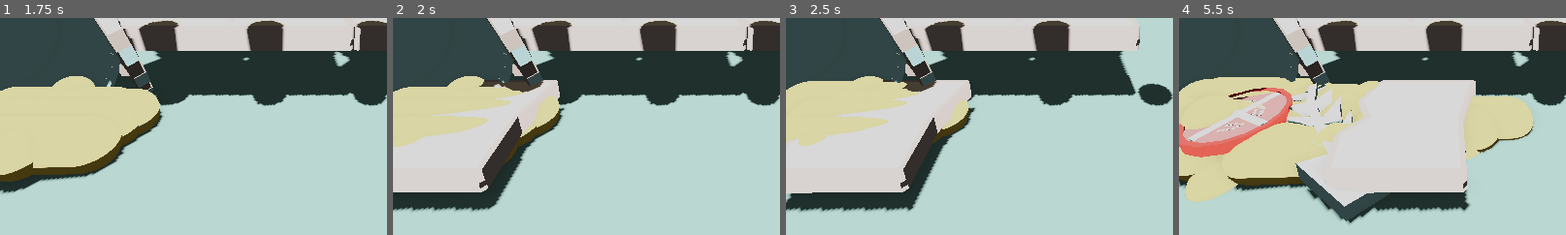
Above: before the commit, frames 1-4 (left to right).
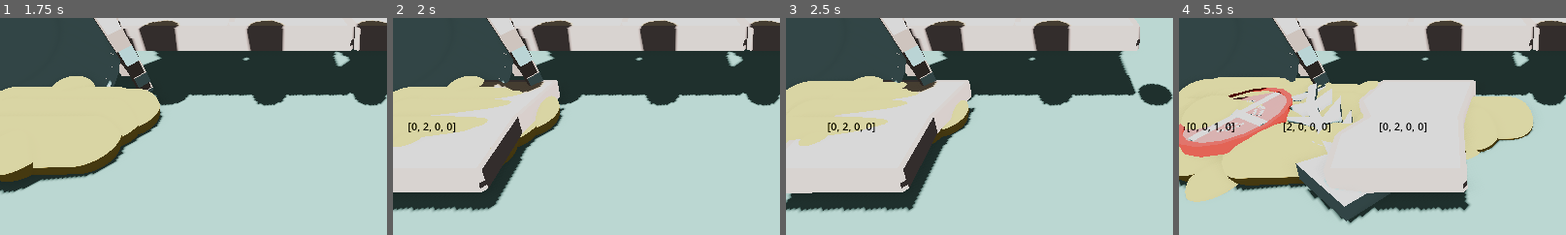
Above: after the commit, the same moments.

Repository: gabrield67/Sandwich-Shop
Game: Godot game, scene res://scenes/game_raccoon_change.tscn
Two runs of this game, one before a commit and one after it. Both use one fixed random seed, a clock stepped at 60 frames per second and the inputs below.
Inputs (mouse positions are % of the whole screen's width and height, from its top left):
- Up to frame 1 (1.75 s): move the mouse to (72, 45) at 0.52 s; click (72, 45) at 0.67 s; drag from (30, 55) to (45, 70) at 1.27 s
- Up to frame 2 (2 s): no input
- Up to frame 3 (2.5 s): move the mouse to (60, 28) at 2.02 s; click (60, 28) at 2.17 s
- Up to frame 4 (5.5 s): drag from (45, 70) to (20, 35) at 2.77 s; move the mouse to (80, 65) at 3.52 s; click (80, 65) at 3.67 s; drag from (20, 35) to (35, 25) at 4.27 s; move the mouse to (55, 50) at 5.02 s; click (55, 50) at 5.17 s
The pictures show only the part of the screen within x 10-60%, y 50-100%; the shares and areas given below are measured in that part.

Frame 1 is identical in both runs. In frame 2, 0.2% of the frame differs, in the area x 4-17%, y 48-53%; in frame 3, 0.2%; in frame 4, 0.6%, in the area x 2-64%, y 48-53%.

Commit message:
Ingredient Flavors

Diff:
--- a/scenes/Ingredients/Ingredient.tscn
+++ b/scenes/Ingredients/Ingredient.tscn
@@ -7,6 +7,9 @@
 
 [sub_resource type="BoxShape3D" id="BoxShape3D_1am71"]
 size = Vector3(2, 0.4, 2)
+
+[sub_resource type="ViewportTexture" id="ViewportTexture_i2ser"]
+viewport_path = NodePath("Flavor Display/Flavor Viewport")
 
 [node name="Ingredient" type="StaticBody3D" unique_id=1817893045]
 script = ExtResource("1_y8d8e")
@@ -22,3 +25,27 @@
 [node name="AddToSandwichSound" type="AudioStreamPlayer" parent="." unique_id=1021067203]
 stream = ExtResource("4_y8d8e")
 pitch_scale = 1.8
+
+[node name="Flavor Display" type="Sprite3D" parent="." unique_id=437178471]
+transform = Transform3D(1, 0, 0, 0, 1, 0, 0, 0, 1, 0.40450048, 0.4166764, 0.8609812)
+billboard = 1
+texture = SubResource("ViewportTexture_i2ser")
+
+[node name="Flavor Viewport" type="SubViewport" parent="Flavor Display" unique_id=1092217114]
+transparent_bg = true
+
+[node name="Label" type="Label" parent="Flavor Display/Flavor Viewport" unique_id=1645579572]
+anchors_preset = 8
+anchor_left = 0.5
+anchor_top = 0.5
+anchor_right = 0.5
+anchor_bottom = 0.5
+offset_left = -61.0
+offset_top = -21.0
+offset_right = 61.0
+offset_bottom = 21.0
+grow_horizontal = 2
+grow_vertical = 2
+theme_override_colors/font_color = Color(0, 0, 0, 1)
+theme_override_font_sizes/font_size = 20
+text = "TESTING"
--- a/scenes/Ingredients/bread2.gd
+++ b/scenes/Ingredients/bread2.gd
@@ -8,8 +8,6 @@
 var original_size
 
 # capture ingredient flavors
-var target_flavors: Array
-var current_flavors: Array = [0, 0, 0, 0]
 var ingredient_flavors: Array
 
 signal ingredient_hovered(ingredient_flavors)
@@ -22,7 +20,6 @@
 func _ready() -> void:
 	$MeshInstance3D.visible = false
 	original_size = scale
-	target_flavors = generate_target_flavors()
 
 
 func on_entered(body: Node3D) -> void:
@@ -70,10 +67,10 @@
 		var new_flavors = ingredient.get_flavor_amounts()
 		print(new_flavors)
 		ingredient.play_add_to_sandwich()
-		current_flavors = add_new_flavors(new_flavors, current_flavors)
-		if current_flavors == target_flavors:
-			off_material.albedo_color = Color.LIGHT_GREEN
-			on_material.albedo_color = Color.GREEN
+		#current_flavors = add_new_flavors(new_flavors, current_flavors)
+		#if current_flavors == target_flavors:
+			#off_material.albedo_color = Color.LIGHT_GREEN
+			#on_material.albedo_color = Color.GREEN
 		update_positions()
 		if ingredient.type_index == 3:
 			on_finished()
@@ -98,6 +95,7 @@
 	$ActualFlavorProfile.clear()
 	# randomize_target()
 
+# TODO remove this from game manager as well
 func remove_from_sandwich(ingredient: Node3D):
 	var a = ingredient.get_flavor_amounts()
 	# remove flavor
--- a/scenes/Ingredients/ingredient2.gd
+++ b/scenes/Ingredients/ingredient2.gd
@@ -1,6 +1,7 @@
 class_name Ingredient
 extends FlavorManager
 
+@onready var flavor_display = $"Flavor Display/Flavor Viewport/Label"
 
 var tomatoMesh = preload("res://models/tomato_mesh.tscn")
 var fishMesh = preload("res://models/fishBonesMesh.tscn")
@@ -41,6 +42,7 @@
 	spawnedMesh.scale = Vector3(ingredient_scales [type_index],ingredient_scales [type_index],ingredient_scales [type_index])
 	add_child(spawnedMesh)
 	flavors = generate_ingredient_flavors()
+	flavor_display.text = str(flavors)
 
 # Called every frame. 'delta' is the elapsed time since the previous frame.
 func _process(delta: float) -> void:
